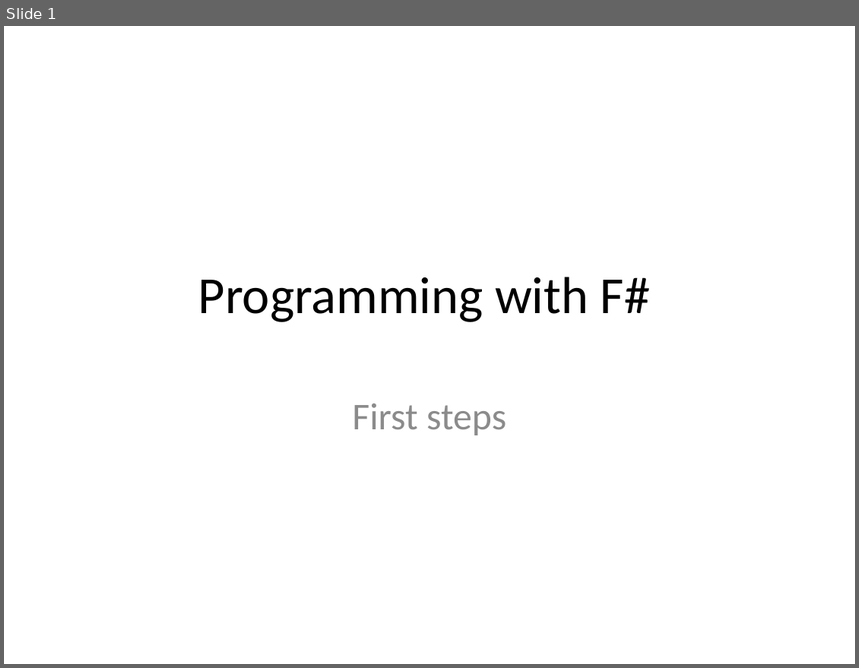
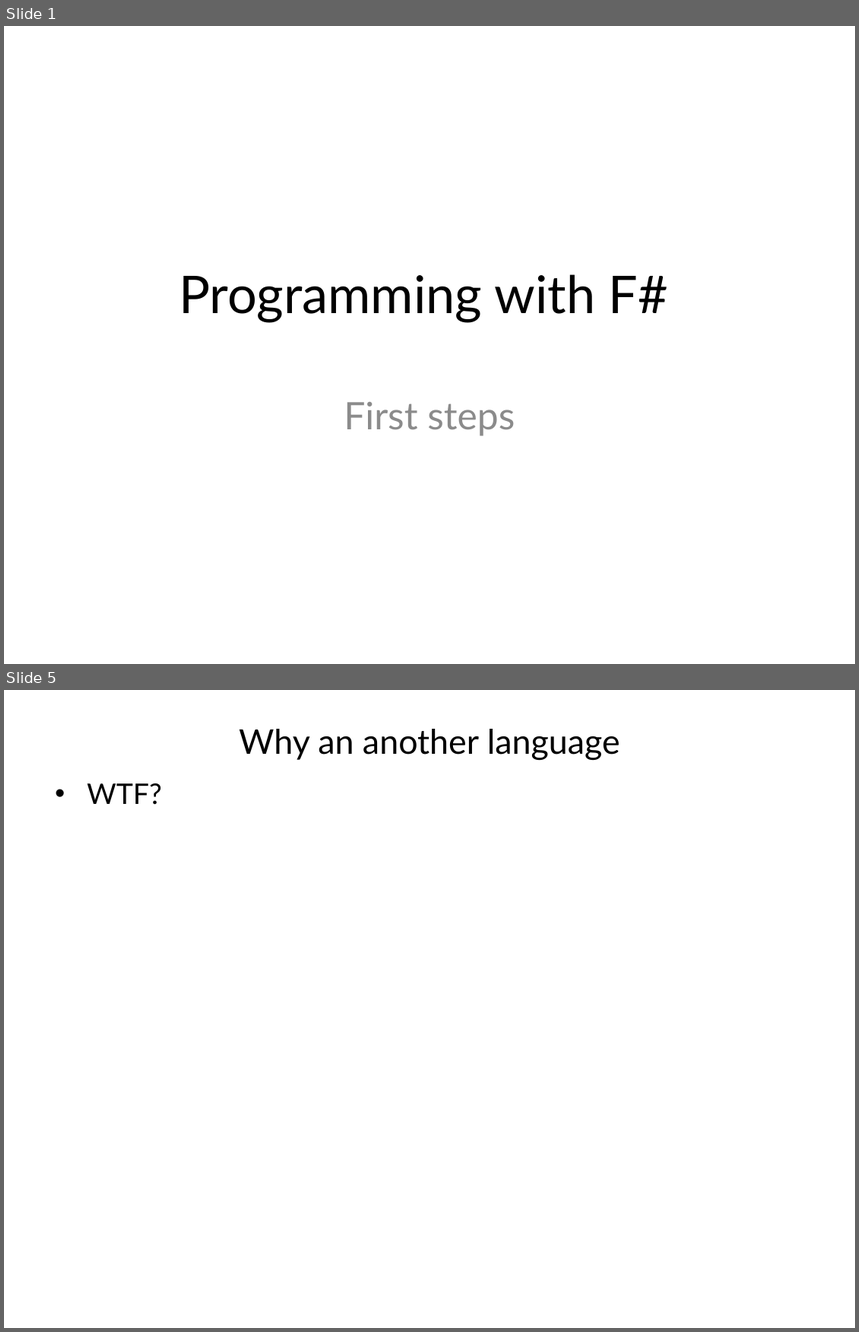
Before and after one commit to vba/presentations, a slide deck: fsharp/part1/presentation.pptx. Shown one above the other, each under a label of ours: slide 1 before the commit, slides 1 and 5 after it; the slides between them are not shown. The pictures are 859x668 and 859x1332 pixels, drawn with LibreOffice and Linux fonts; fonts in the diff are those of the drawing. Boxes give left, top, right and bottom in pixels: in the first picture for what was removed or moved away, otherwise in the second. Text is boxed around its words. In the diff, an @@ line names an element or a change of style, - is before the commit and + after.

```diff
--- a/fsharp/part1/presentation.pptx
+++ b/fsharp/part1/presentation.pptx
@@ slide 5 added at (4,690,855,1328), background #FFFFFF @@
@@ title added at (239,729,620,761), 28.8 pt, text #000000 @@
+Why an another language
@@ text added at (87,783,161,805), 24 pt, text #000000 @@
+• WTF?
@@ slide 1 changed as well @@
@@ title "Programming with F#" at (179,275,668,323): font Calibri to Lato @@
@@ subtitle "First steps" at (344,402,515,436): font Calibri to Lato @@
```
Also in this commit, not shown: 4 other slides added, 1 other file.
